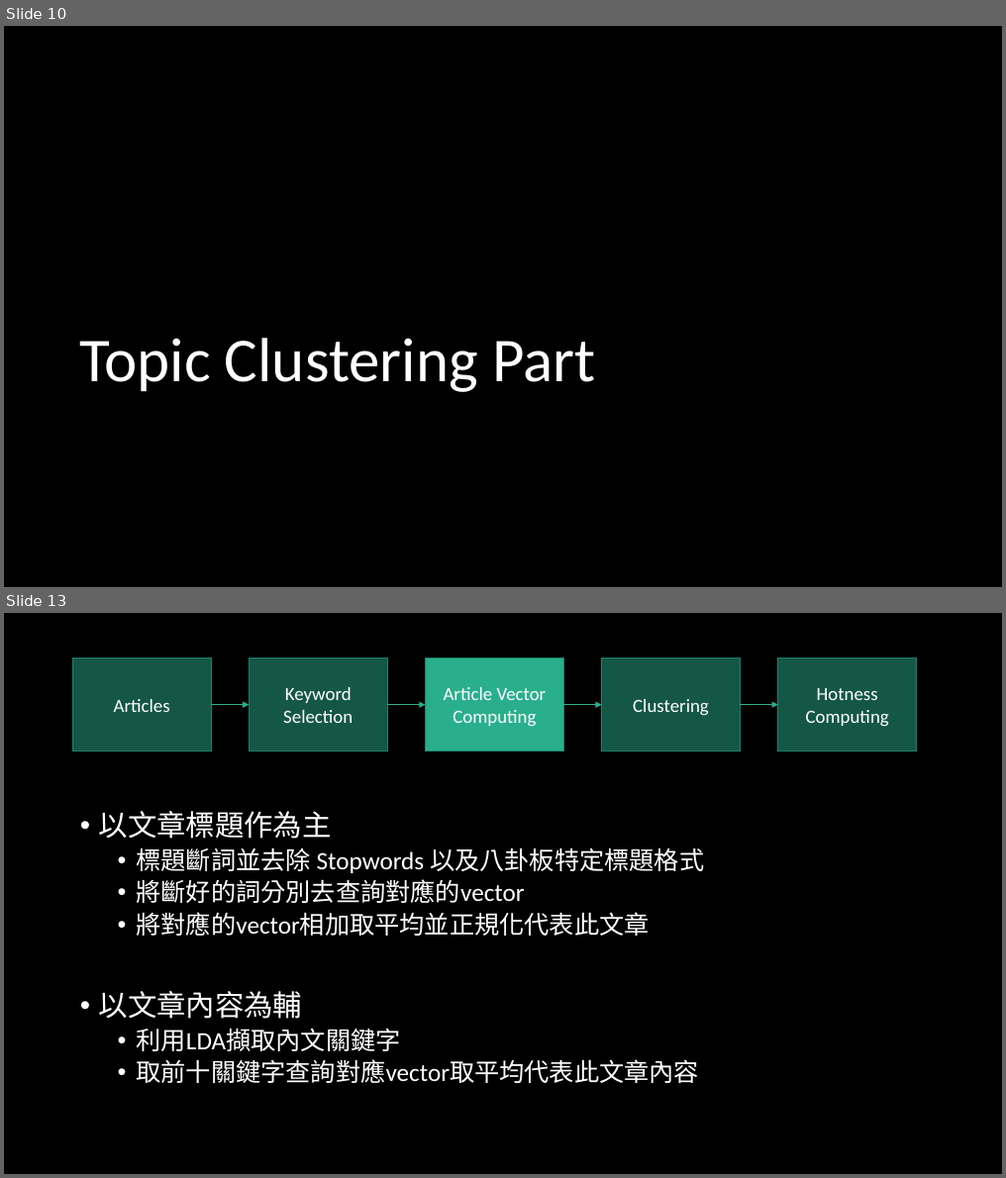
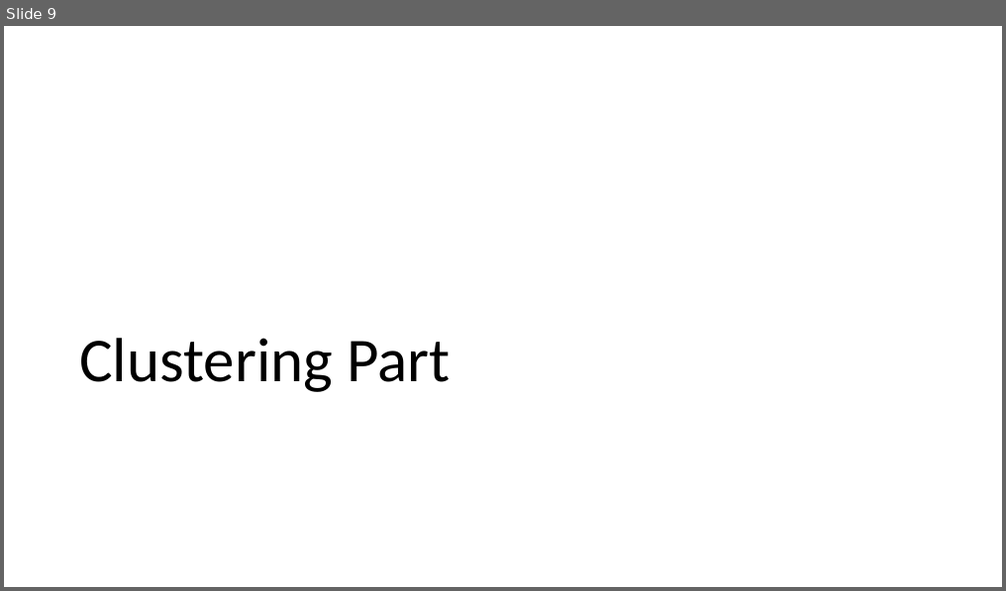
Before and after one commit to ZhongTing/HotTopicDetection, a slide deck: Hot-Topic-Detection.pptx. Shown one above the other, each under a label of ours: slides 10 and 13 before the commit, slide 9 after it; the slides between them are not shown. The pictures are 1006x1178 and 1006x591 pixels, drawn with LibreOffice and Linux fonts; fonts in the diff are those of the drawing. Boxes give left, top, right and bottom in pixels: in the first picture for what was removed or moved away, otherwise in the second. Text is boxed around its words. In the diff, an @@ line names an element or a change of style, - is before the commit and + after.

```diff
--- a/Hot-Topic-Detection.pptx
+++ b/Hot-Topic-Detection.pptx
@@ slide 13 removed at [4,613,1002,1174], background #000000 @@
@@ rectangle removed at [73,658,211,752] @@
-Articles
@@ rectangle removed at [249,658,387,752] @@
-Keyword
-Selection
@@ rectangle removed at [426,658,564,752] @@
-Article Vector
-Computing
@@ rectangle removed at [602,658,741,752] @@
-Clustering
@@ rectangle removed at [778,658,917,752] @@
-Hotness Computing
@@ arrow removed from (211, 705) to (249, 705) @@
@@ arrow removed from (387, 705) to (426, 705) @@
@@ arrow removed from (564, 705) to (602, 705) @@
@@ arrow removed from (740, 705) to (778, 705) @@
@@ text removed at [99,811,704,1083] @@
-• 以文章標題作為主
-  • 標題斷詞並去除 Stopwords 以及八卦板特定標題格式
-  • 將斷好的詞分別去查詢對應的vector
-  • 將對應的vector相加取平均並正規化代表此文章
-• 以文章內容為輔
-  • 利用LDA擷取內文關鍵字
-  • 取前十關鍵字查詢對應vector取平均代表此文章內容
@@ what was slide 10 is now slide 9 @@
@@ slide 9 changed as well @@
@@ background #000000 to #FFFFFF @@
@@ title at [79,338,450,392]: text changed; text colour #FFFFFF to #000000 @@
-Topic Clustering Part
+Clustering Part
```
Also in this commit, not shown: 30 other slides changed, 5 slides added, 5 other slides removed, 18 other files.
